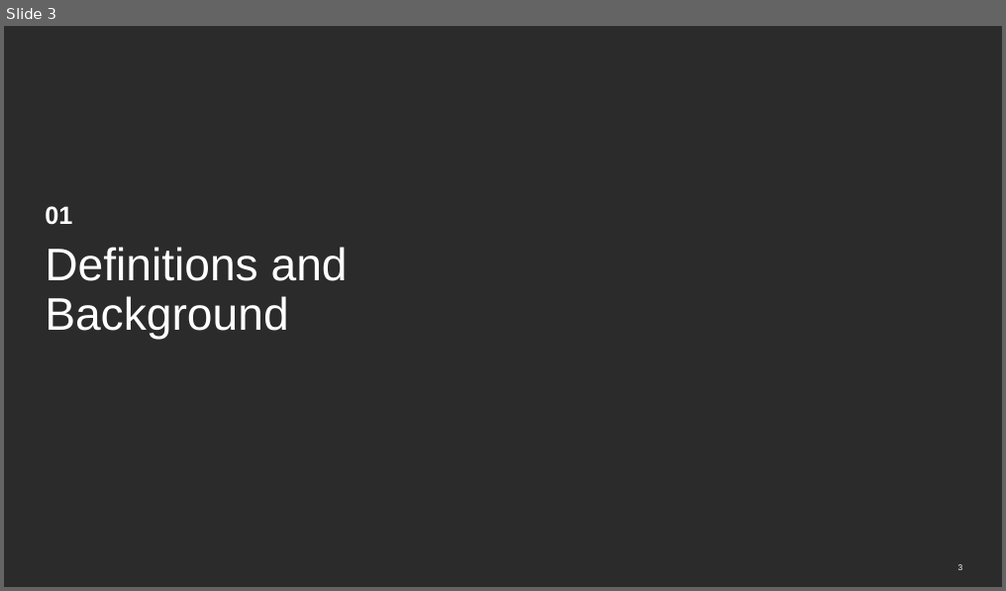
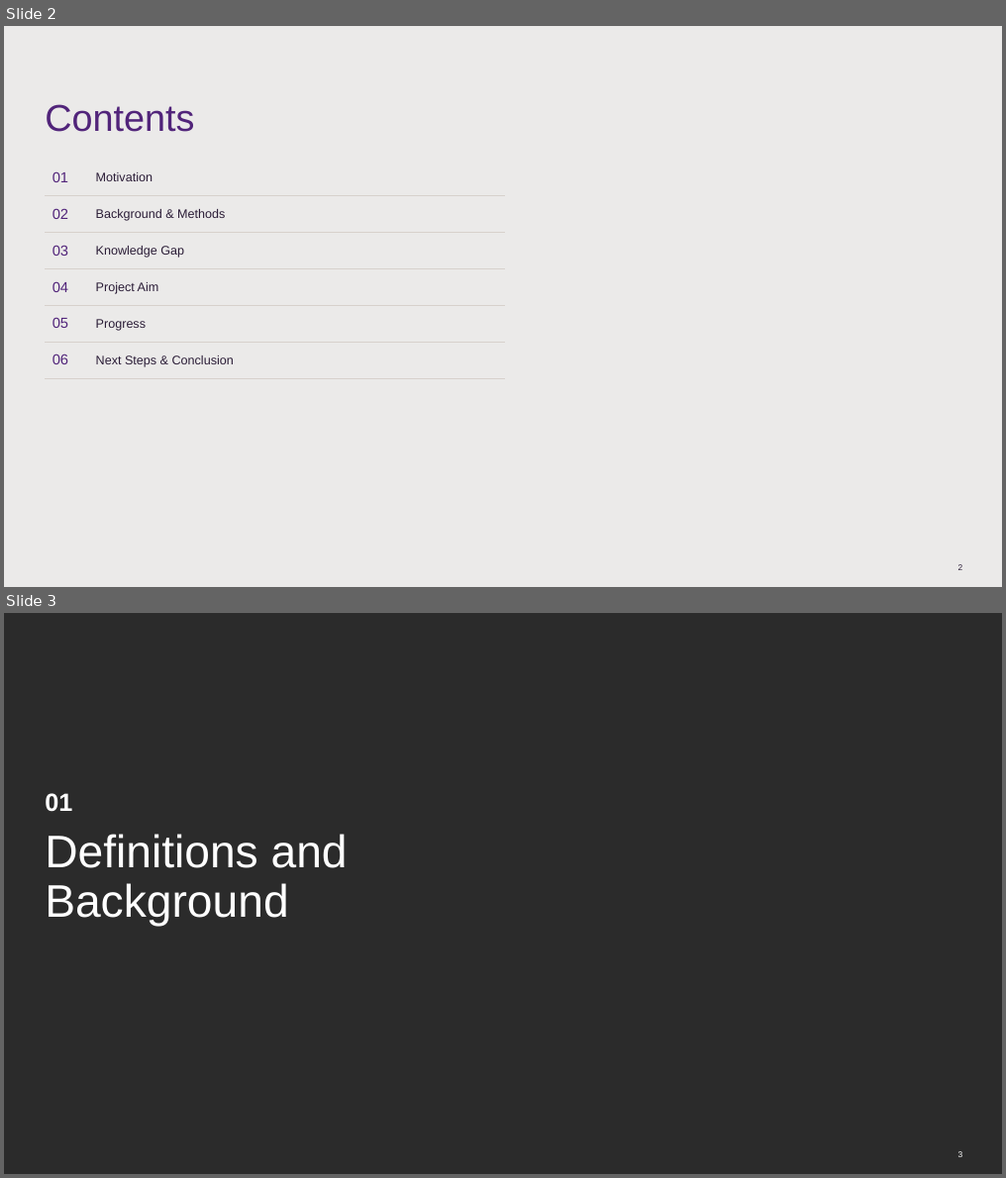
Before and after one commit to alexzhgu/skin-federated, a slide deck: Progress Seminar/Privacy-Preserving Federated Learning for Distributed Skin Disease Classification.pptx. Shown one above the other, each under a label of ours: slide 3 before the commit, slides 2 and 3 after it. The pictures are 1006x591 and 1006x1178 pixels, drawn with LibreOffice and Linux fonts; fonts in the diff are those of the drawing; background and template pictures are left out; a plain dark background stands for a picture behind light text. Boxes give left, top, right and bottom in pixels: in the first picture for what was removed or moved away, otherwise in the second. Text is boxed around its words. In the diff, an @@ line names an element or a change of style, - is before the commit and + after.

```diff
--- a/Progress Seminar/Privacy-Preserving Federated Learning for Distributed Skin Disease Classification.pptx
+++ b/Progress Seminar/Privacy-Preserving Federated Learning for Distributed Skin Disease Classification.pptx
@@ slide 2 added at [4,26,1002,587], background #FFFFFF @@
@@ rectangle added at [4,26,1002,587], fill #EBEAE9 @@
@@ rectangle added at [804,39,1002,124], fill #EBEAE9 @@
@@ title added at [45,104,194,132], 36 pt, text #51247A @@
+Contents
@@ table added at [46,160,505,378], 6 rows, 3 columns @@
+01 | Motivation | 
+02 | Background & Methods | 
+03 | Knowledge Gap | 
+04 | Project Aim | 
+05 | Progress | 
+06 | Next Steps & Conclusion | 
@@ page number added at [958,565,963,570], 8 pt, text #2B1D37 @@
+2
```
Also in this commit, not shown: 3 slides changed, 7 other slides added, 2 slides removed, 11 other files.
